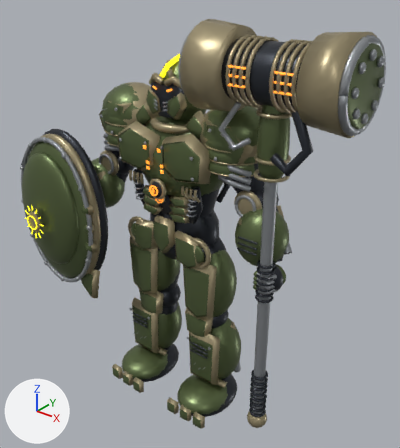
Renders of the Blender file ArtSource/Heroes/ConceptModels/Auren-model.blend from each side of a commit.
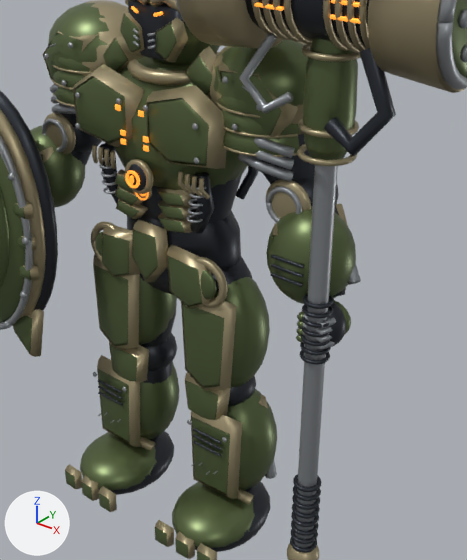
The first picture shows the older version from a camera (50 mm lens) standing at (1.66, -1.95, 2.25) and looking at (0.12, -0.02, 1.06). The close-ups show the older and then the newer version on the part from 18% to 89% of the width and 18% to 94% of the height of that picture. Only the edits that show in the close-ups are written down. Every picture has the same lights, and +X, +Y and +Z are marked at lower left.

The first close-up shows 'DF_Anatomy'.
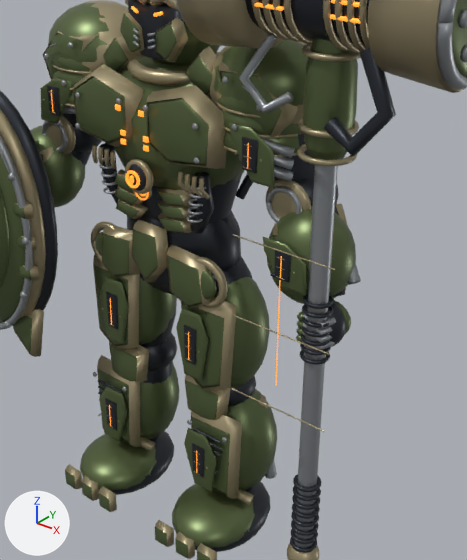
The change, as a list of edits to the scene's bpy script:
```text
Change me_df_anatomy:
    used by ob_df_anatomy; location = (0.0, 0.0, 0.0)
    remove me_df_anatomy.from_pydata(...)  # 31007 vertices, 59818 faces; spans x -0.89..0.96, y -0.5..0.23, z -0.01..2.03
    add me_df_anatomy.from_pydata(...)  # 32599 vertices, 62642 faces; spans x -0.89..0.96, y -0.5..0.24, z -0.01..2.03
    me_df_anatomy part 1: the loose piece of 13 vertices spanning x -0.05..-0.03, y -0.2, z 1.38..1.4 is copied, and the copy is scaled about its middle by (2.6, 0.8, 5.55), then moved by (-0.32, 0.04, 0.02), in mat_auren_0 (dark grey #30353c); it spans x -0.39..-0.34, y -0.16, z 1.37..1.46
    me_df_anatomy part 2: the loose piece of 13 vertices spanning x -0.29..-0.13, y -0.14..-0.1, z 0.2..0.47 is copied, and the copy is scaled about its middle by (0.292, 0.182, -0.475), then moved by (0.05, -0.04, 0.42), in mat_auren_0 (dark grey #30353c); it spans x -0.19..-0.14, y -0.17..-0.16, z 0.69..0.82
    me_df_anatomy part 3: the loose piece of 13 vertices spanning x -0.29..-0.13, y -0.14..-0.1, z 0.2..0.47 is copied, and the copy is scaled about its middle by (0.308, 0.182, -0.432), then moved by (0.02, -0.04, 0.0), in mat_auren_0 (dark grey #30353c); it spans x -0.22..-0.17, y -0.17..-0.16, z 0.28..0.39
    me_df_anatomy part 4: the loose piece of 13 vertices spanning x 0.03..0.05, y -0.2, z 1.38..1.4 is copied, and the copy is scaled about its middle by (2.6, 0.8, 5.55), then moved by (0.32, 0.04, 0.02), in mat_auren_0 (dark grey #30353c); it spans x 0.34..0.39, y -0.16, z 1.37..1.46
    me_df_anatomy part 5: 1075 vertices added at x -0.71..0.74, y -0.48..0.24, z 0.23..1.76
    other edits to the shape of me_df_anatomy do not show in these pictures
```

Where the change shows, as pixel boxes [x1, y1, x2, y2] in the close-ups (467 x 560 px):
part 1 of me_df_anatomy, added
    after: [47, 85, 60, 116]
part 2 of me_df_anatomy, added
    after: [106, 292, 118, 329]
part 3 of me_df_anatomy, added
    after: [105, 398, 117, 430]
part 4 of me_df_anatomy, added
    after: [242, 137, 258, 173]
part 5 of me_df_anatomy, added
    after: [40, 78, 335, 492]
